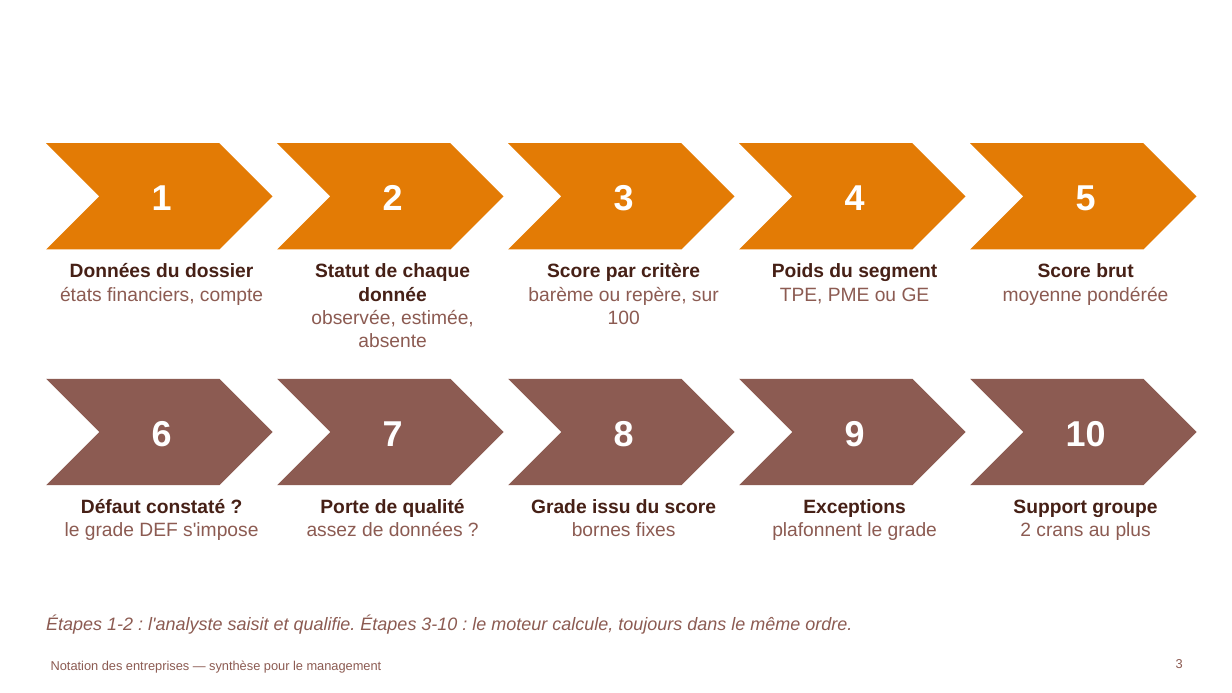
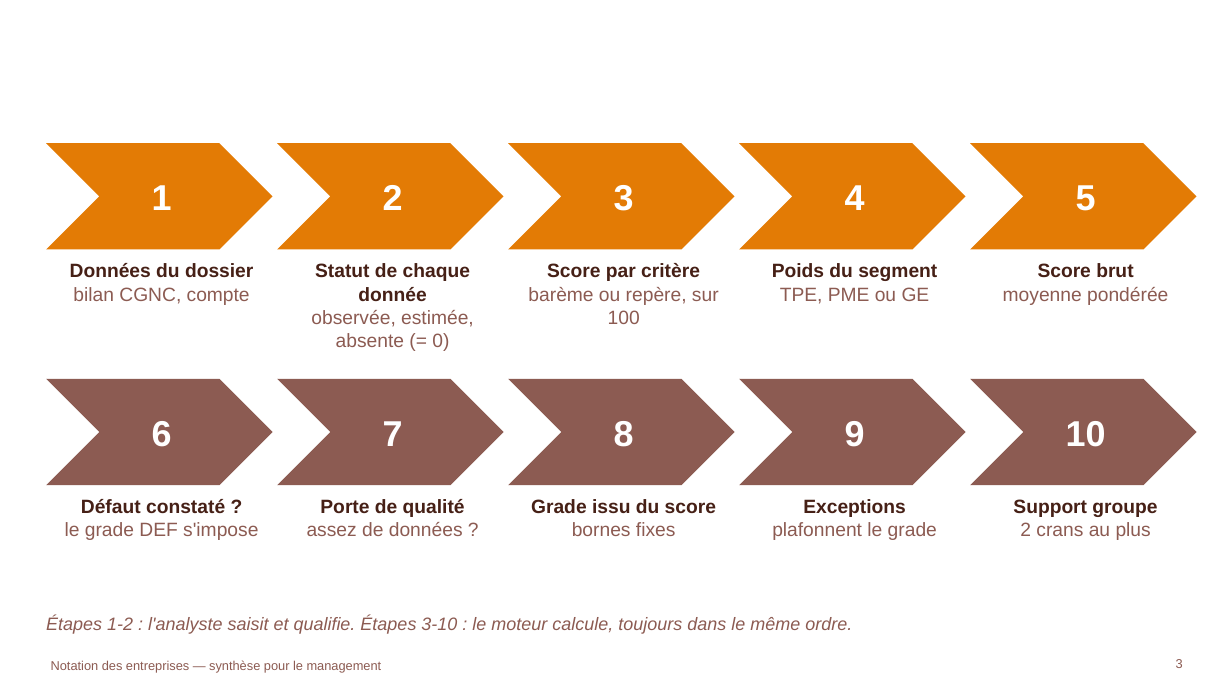
Before and after one commit to tariqeddoumi/Entreprise-scoring-cl, a slide deck: slide 3 of docs/presentations/Notation_entreprises_synthese_management.pptx. Drawn at 1232x693 pixels with LibreOffice and Linux fonts; fonts in the diff are those of the drawing; background and template pictures are left out. Boxes give left, top, right and bottom in pixels: in the first picture for what was removed or moved away, otherwise in the second. Text is boxed around its words. In the diff, an @@ line names an element or a change of style, - is before the commit and + after.

```diff
--- a/docs/presentations/Notation_entreprises_synthese_management.pptx
+++ b/docs/presentations/Notation_entreprises_synthese_management.pptx
@@ text at (x1=73, y1=287, x2=250, y2=305): text changed @@
-états financiers, compte
+bilan CGNC, compte
@@ text at (x1=311, y1=310, x2=474, y2=351): text changed @@
-observée, estimée, absente
+observée, estimée, absente (= 0)
```
Also in this commit, not shown: 4 other slides changed, 19 other files.
